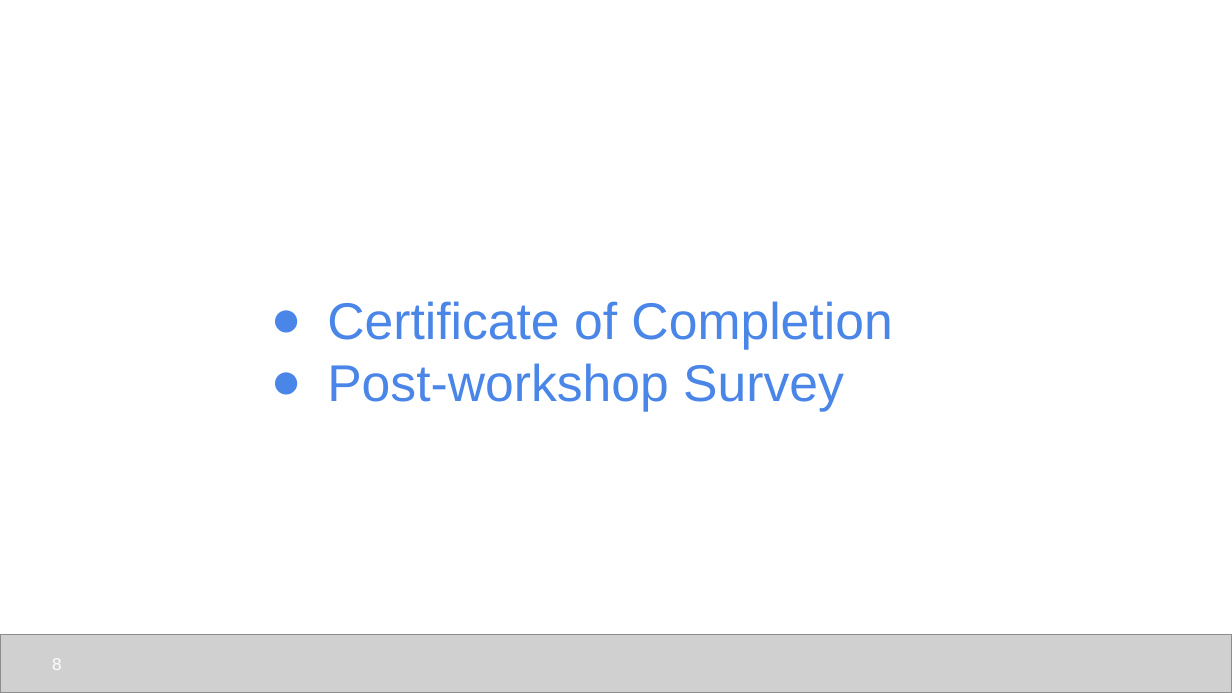
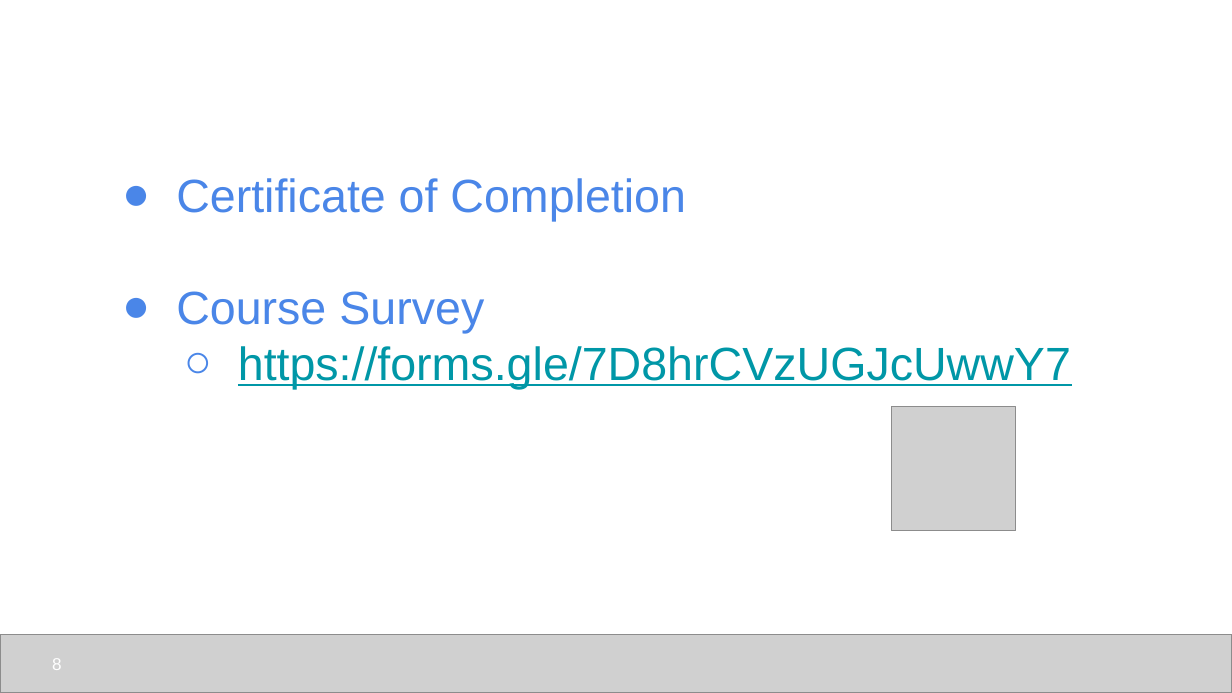
Before and after one commit to udel-cbcb/al_ml_workshop, a slide deck: slide 8 of Day_5/Lectures/Day_5_Course_Summary.pptx. Drawn at 1232x693 pixels with LibreOffice and Linux fonts; fonts in the diff are those of the drawing; grey boxes stand for pictures. Boxes give left, top, right and bottom in pixels: in the first picture for what was removed or moved away, otherwise in the second. Text is boxed around its words. In the diff, an @@ line names an element or a change of style, - is before the commit and + after.

Commit message:
add google form course survey link

```diff
--- a/Day_5/Lectures/Day_5_Course_Summary.pptx
+++ b/Day_5/Lectures/Day_5_Course_Summary.pptx
@@ title "Certificate of Completion": place and size @@
-title "Certificate of Completion" at (327,301,892,412)
+title "Certificate of Completion" at (176,178,1071,389)
@@ title at (176,178,686,221): size 30.2 to 27.2 pt in "Certificate of Completion"; indent changed @@
@@ title at (176,291,1071,389): text changed; size 30.2 to 27.2 pt; text colour #4A86E8 to #0097A7 @@
-● Post-workshop Survey
+● Course Survey
+  ○ https://forms.gle/7D8hrCVzUGJcUwwY7
@@ picture added at (891,407,1015,531) @@
```
Also in this commit, not shown: 2 other files.
